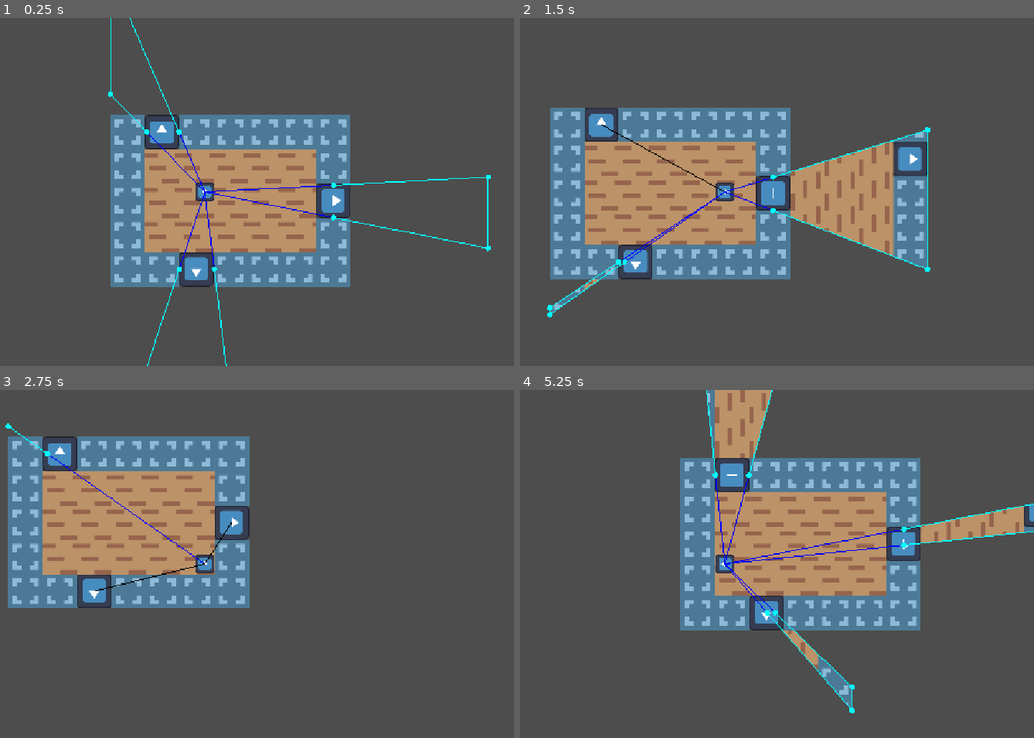
Above: before the commit, frames 1-4 (two rows, left to right).
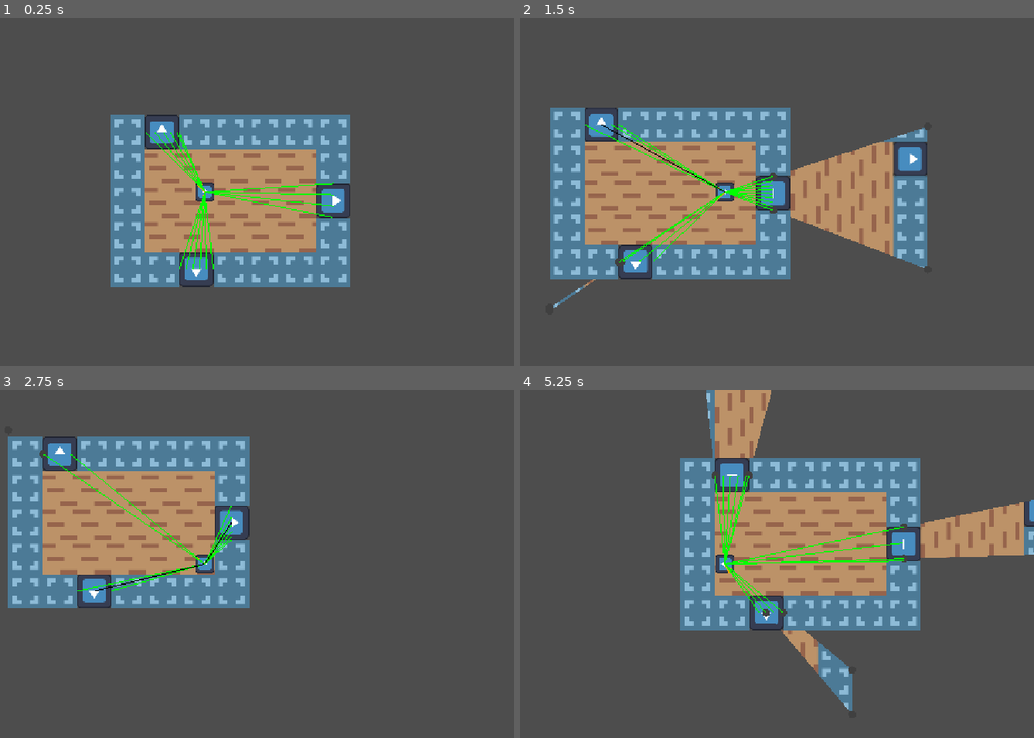
Above: after the commit, the same moments.

Repository: EfficiencySimplicity/godot-level-playground
Game: Godot game, scene res://Portals/demo/portal_testing.tscn
Same seed, same stepped clock (60 frames per second), same inputs: the game is played once before the commit and once after it. The engine's default icon, where the game draws it, is replaced by a stand-in: a white triangle on a blue panel in a dark square.
Inputs:
- Up to frame 1 (0.25 s): no input
- Up to frame 2 (1.5 s): tap Enter at 0.5 s; hold Right (Right) 0.53-1.28 s; hold Up (Movement) 0.53-1.28 s; hold Down (Down) from 1.28 s (still down); tap Up (Movement) at 1.35 s
- Up to frame 3 (2.75 s): release Down (Down) at 2.03 s; hold Right (Right) from 2.03 s (still down); hold Up (Movement) from 2.03 s (still down)
- Up to frame 4 (5.25 s): tap Space at 2.75 s; release Up (Movement) at 2.78 s; tap Up (Movement) at 2.85, 4.35 s; tap Enter at 3.5 s; release Right (Right) at 3.53 s; hold Up (Movement) 3.53-4.28 s; hold Left (Left) 3.53-5.03 s; hold Down (Down) from 5.03 s (still down); hold Up (Movement) from 5.03 s (still down)

The runs differ from the first frame. In frame 1, 1.5% of the frame differs, in the area x 21-96%, y 0-100%; in frame 2, 1.3%; in frame 3, 0.6%; in frame 4, 3.4%, in the area x 36-100%, y 0-93%.

Commit message:
bit of a mess, but smmooooooth portal movement!

Diff:
--- a/Portals/demo/portal_testing.tscn
+++ b/Portals/demo/portal_testing.tscn
@@ -21,7 +21,7 @@
 [node name="Room1" type="Node2D" parent="." unique_id=878595566]
 
 [node name="PortalRoom" parent="Room1" unique_id=1972959863 node_paths=PackedStringArray("portals") instance=ExtResource("1_3ulh2")]
-portals = [NodePath("../Sprite2D/Portal"), NodePath("../Sprite2D2/Portal"), NodePath("../Sprite2D3/Portal")]
+portals = [NodePath("../Sprite2D2/Portal"), NodePath("../Sprite2D3/Portal"), NodePath("../Sprite2D/Portal")]
 texture = SubResource("ViewportTexture_3ulh2")
 bounds = Rect2(0, 0, 448, 320)
 
@@ -138,6 +138,7 @@
 visibility_layer = 2
 scale = Vector2(0.99999994, 0.99999994)
 script = ExtResource("6_reody")
+angle_step = null
 debug = true
 current_room = NodePath("../../Room1/PortalRoom")
 metadata/_custom_type_script = "uid://cx0j3yf4egp72"
--- a/Portals/mesh_pool.gd
+++ /dev/null
@@ -1,55 +0,0 @@
-class_name MeshPool
-
-## A more controllable mesh-proxy that lets you access the
-## data easily and is convertable to a mesh on-demand
-
-# where the point is in world space
-var vertices: PackedVector2Array = []
-# each set of 3 numbers specifies a triangle
-var triangles: PackedInt32Array = []
-# the uv coordinates for the texture...
-var uvs: PackedVector2Array = []
-
-func _init(_vertices = null, _triangles = null, _uvs = null):
-	if _vertices != null:
-		vertices = _vertices
-	if _triangles != null:
-		triangles = _triangles
-	if _uvs != null:
-		uvs = _uvs
-
-
-static func combine(pools: Array[MeshPool]) -> MeshPool:
-	var glob_vertices: PackedVector2Array = []
-	var glob_triangles: PackedInt32Array = []
-	var glob_uvs: PackedVector2Array = []
-
-	for mesh in pools:
-		var index_offset = glob_vertices.size()
-		# does not map! Make it map and then finally gen a simple rect from each door!
-		glob_triangles.append_array(PackedInt32Array(Array(mesh.triangles).map(func(x): return x + index_offset)))
-		glob_vertices.append_array(mesh.vertices)
-		glob_uvs.append_array(mesh.uvs)
-
-	return MeshPool.new(glob_vertices, glob_triangles, glob_uvs)
-
-func to_mesh(mesh = null):
-	if !mesh: mesh = ArrayMesh.new()
-	if self.is_useless(): return mesh
-
-	# https://docs.godotengine.org/en/stable/tutorials/3d/procedural_geometry/arraymesh.html#doc-arraymesh
-	# https://www.dgp.toronto.edu/~ah/csc418/fall_2001/tut/ogl_draw.html
-	var surface_array = []
-	surface_array.resize(Mesh.ARRAY_MAX)
-
-	surface_array[Mesh.ARRAY_VERTEX] = vertices
-	surface_array[Mesh.ARRAY_TEX_UV] = uvs
-	surface_array[Mesh.ARRAY_INDEX] = triangles
-
-	mesh.add_surface_from_arrays(Mesh.PRIMITIVE_TRIANGLES, surface_array)
-	# mesh.regen_normal_maps()
-
-	return mesh
-
-func is_useless():
-	return vertices.size() == 0 or triangles.size() == 0
--- a/Portals/portal_origin.gd
+++ b/Portals/portal_origin.gd
@@ -1,25 +1,9 @@
 @tool
 class_name PortalOrigin extends Portable
 
-@export var angle_increase: int = 5
-var all_meshes: Array[PortalVisionArea]
-
-class PortalVisionArea:
-	var mesh_pool: MeshPool
-	var mesh
-	var room: PortalRoom
-	var y: int
-
-	func _init(_mesh_pool: MeshPool, _room: PortalRoom, _y: int):
-		mesh_pool = _mesh_pool
-		room = _room
-		y = _y
-
-	# TODO: as a getter
-	func get_mesh():
-		if !mesh:
-			mesh = mesh_pool.to_mesh(ArrayMesh.new())
-		return mesh
+@export var angle_step: int = 5
+
+var all_meshes: Array[ViewMesh]
 
 @export var debug: bool:
 	set(v):
@@ -34,67 +18,53 @@
 func gen_portals():
 	if !current_room: return
 
-	all_meshes = get_meshes(current_room, global_position, 1)
+	all_meshes = get_meshes(current_room, global_position)
 	all_meshes.sort_custom(func(a, b): return b.y > a.y)
 	queue_redraw()
 	return
-	all_meshes = []
-
-	for portal in current_room.portals:
-
-		var vis_range = get_visible_portal_range(portal)
+
+
+## Given a room and position within that room, get all the meshes you can from lookin' thru that
+## room's portals; optionally looking through a portal *into* that room, in which case limits are given.
+func get_meshes(room: PortalRoom, pos: Vector2, iter = 0, cast_from = null, min_limit = null, max_limit = null) -> Array[ViewMesh]:
+	var meshes: Array[ViewMesh] = []
+
+	for portal in room.portals:
+		if portal == cast_from: continue
+
+		var vis_range = get_visible_portal_range(portal, pos, cast_from, min_limit, max_limit)
 
 		if vis_range.is_empty():
+			if is_drawing: draw_line(to_local(pos), to_local(portal.global_position), Color.BLACK)
 			continue
 
-		# get all the meshes in the room and transform 'em back and draw the verts
-		var mesh_pool = portal.other.room.get_extended_mesh_from_portal(
-			portal.other,
-			portal.port_pos(global_position),
-			[portal.port_pos(vis_range[0]), portal.port_pos(vis_range[1])]
-		)
-
-		all_meshes.append(
-			PortalVisionArea.new(mesh_pool, portal.other.room, 1)
-		)
-
-	all_meshes.sort_custom(func(a, b): return b.y > a.y)
-	queue_redraw()
-
-func get_meshes(room: PortalRoom, pos: Vector2, iter = 0, cast_from = null, min_limit = null, max_limit = null) -> Array[PortalVisionArea]:
-	var meshes: Array[PortalVisionArea] = []
-
-	var pos_on_plane = cast_from.cast_on(pos, cast_from.get_out_normal()) if cast_from else global_position
-
-	for portal in room.portals:
-		if !portal.is_in_front(pos_on_plane): continue
-
-		var vis_range = get_visible_portal_range(portal, pos, pos_on_plane, cast_from, min_limit, max_limit)
-
-		if vis_range.is_empty():
-			continue
-
-		# get all the meshes in the room and transform 'em back and draw the verts
-		var mesh_pool = portal.other.room.get_extended_mesh_from_portal(
+		#if is_drawing:
+			#draw_line(to_local(pos), to_local(vis_range[0]), Color.BLUE)
+			#draw_line(to_local(pos), to_local(vis_range[1]), Color.BLUE)
+
+		# ask the room to give us a mesh
+		var mesh = portal.other.room.get_extended_mesh_from_portal(
 			portal.other,
 			portal.port_pos(pos),
 			[portal.port_pos(vis_range[0]), portal.port_pos(vis_range[1])]
 		)
 
-		meshes.append(
-			PortalVisionArea.new(mesh_pool, portal.other.room, 1)
-		)
+		meshes.append(mesh)
 
 		if iter > 0:
 			meshes.append_array(
-				get_meshes(portal.other.room, portal.port_pos(pos), iter-1, portal.other, vis_range[0], vis_range[1])
+				get_meshes(
+					portal.other.room,
+					portal.port_pos(pos),
+					iter-1,
+					portal.other,
+					portal.port_pos(vis_range[0]),
+					portal.port_pos(vis_range[1]))
 				.map(func(x):
-						return PortalVisionArea.new(
-							MeshPool.new(
-								PackedVector2Array(Array(x.mesh_pool.vertices).map(func(v): return portal.other.port_pos(v))),
-								x.mesh_pool.triangles,
-								x.mesh_pool.uvs
-							),
+						return ViewMesh.new(
+							x.vertices.map(func(v): return portal.other.port_pos(v)),
+							x.triangles,
+							x.uvs,
 							x.room,
 							x.y + 1
 						)
@@ -103,13 +73,23 @@
 
 	return meshes
 
+
+func angle_range(min_angle, max_angle, step):
+	var r = []
+	var s = min_angle
+	while s < max_angle:
+		r.append(s)
+		s += step
+	r.append(max_angle)
+	return r
+
 ## The PortalOrigin needs to imagine itself in a virtual place inside another room sometimes,
 ## so we can pass in test_pos as the position to test from.
 ## along with a portal we're looking thru to cast from,
 ## along with the angle range we have to look thru this door.
-func get_visible_portal_range(portal: Portal, pos = null, pos_on_plane = null, cast_from = null, min_limit = null, max_limit = null) -> Array[Vector2]:
+func get_visible_portal_range(portal: Portal, pos = null, cast_from = null, min_limit = null, max_limit = null) -> Array[Vector2]:
 	pos = pos if pos else global_position
-	pos_on_plane = pos_on_plane if pos_on_plane else pos
+	var pos_on_plane = cast_from.cast_on(pos, cast_from.get_normal()) if cast_from else pos
 
 	if !portal.is_in_front(pos_on_plane):
 		return []
@@ -142,6 +122,12 @@
 		if max_angle < min_angle:
 			max_angle += 360
 
+		if is_drawing:
+			draw_circle(to_local(max_limit), 2, Color.RED)
+			draw_circle(to_local(min_limit), 2, Color.RED)
+			draw_line(to_local(pos), to_local(pos + Vector2.from_angle(deg_to_rad(min_angle)) * 30), Color.RED, 5)
+			draw_line(to_local(pos), to_local(pos + Vector2.from_angle(deg_to_rad(max_angle)) * 30), Color.RED, 5)
+
 		if Utils.compare_angles(max_angle, start_angle):
 			return []
 
@@ -154,16 +140,20 @@
 		if Utils.compare_angles(max_angle, end_angle):
 			end_angle = max_angle
 
+	if is_drawing:
+		draw_line(to_local(pos), to_local(pos + Vector2.from_angle(deg_to_rad(start_angle)) * 20), Color.ORANGE, 2)
+		draw_line(to_local(pos), to_local(pos + Vector2.from_angle(deg_to_rad(end_angle)) * 20), Color.ORANGE, 2)
+
 	var min_ok_point = Vector2.ZERO
 	var max_ok_point = Vector2.ZERO
 
 	var has_hit_at_all = false
 
-	# make a range explicitly to include the end angle, which may not be hit otherwise
-	var angle_range = range(start_angle, end_angle, angle_increase)
-	angle_range.append(end_angle)
-
-	for current_angle in angle_range:
+	# start and end angle are both positive (end may be > 360),
+	# and end is clockwise from start
+	var scaled_angle_step = float(end_angle - start_angle) / ceil((end_angle - start_angle) / angle_step)
+
+	for current_angle in angle_range(start_angle, end_angle, angle_step):
 
 		# https://forum.godotengine.org/t/how-to-get-a-portion-of-a-vector-that-is-aligned-with-another-vector/40426/4
 		var direction = Vector2.from_angle(deg_to_rad(current_angle))
@@ -178,6 +168,9 @@
 			hit_point,
 			0b00000000_00000000_00000000_00000010
 		)
+
+		if is_drawing:
+			draw_line(to_local(start_pos), to_local(hit_point), Color.GREEN)
 
 		var hit = get_viewport() \
 		.get_world_2d() \
@@ -200,15 +193,27 @@
 
 	return [min_ok_point, max_ok_point]
 
+var is_drawing = false;
+
 # https://www.reddit.com/r/godot/comments/17fed5p/is_there_a_way_to_put_a_button_on_the_inspector/
 @export_tool_button("Redraw line") var redraw = queue_redraw
 func _draw():
-	if !(current_room): return
+	is_drawing = true
+
+	if !(current_room): is_drawing = false; return
 
 	if !Engine.is_editor_hint():
-		all_meshes.map(func(x): draw_mesh(x.get_mesh(), x.room.texture, Transform2D(0, to_local(Vector2.ZERO))))
-
-	if (Engine.is_editor_hint() and !debug): return
+		all_meshes.map(
+			func(x):
+				draw_mesh(x.get_mesh(), x.room.texture, Transform2D(0, to_local(Vector2.ZERO)))
+				var color = Color.from_rgba8(x.y * 64, x.y * 64, x.y * 64)
+				Array(x.vertices).map(func(v): draw_circle(to_local(v), 10 - x.y * 3, color))
+		)
+
+		get_meshes(current_room, global_position)
+
+
+	if (!Engine.is_editor_hint() or !debug): is_drawing = false; return
 
 	for portal in current_room.portals:
 		var vis_range = get_visible_portal_range(portal)
@@ -227,8 +232,8 @@
 			[portal.port_pos(vis_range[0]), portal.port_pos(vis_range[1])]
 		)
 
-		draw_polyline(Array(mesh.vertices).map(func(x): return to_local(x)), Color.AQUA)
-		Array(mesh.vertices).map(func(x): draw_circle(to_local(x), 5, Color.AQUA))
+		draw_polyline(mesh.vertices.map(func(x): return to_local(x)), Color.AQUA)
+		mesh.vertices.map(func(x): draw_circle(to_local(x), 5, Color.AQUA))
 
 		if show_external_bounds:
 			var bounds_color = Color.HOT_PINK
@@ -246,6 +251,4 @@
 				bounds_color
 			)
 
-		#
-#func _process(delta):
-	#queue_redraw()
+	is_drawing = false;
--- a/Portals/portal_room.gd
+++ b/Portals/portal_room.gd
@@ -33,7 +33,7 @@
 ## The portal should be one *in this room*, with the point and vis range
 ## being transformed to be looking *into* this room *from* outside.
 ## It transforms the coordinates back into the other room's space at the end
-func get_extended_mesh_from_portal(portal: Portal, view_point: Vector2, vis_range: Array[Vector2]) -> MeshPool:
+func get_extended_mesh_from_portal(portal: Portal, view_point: Vector2, vis_range: Array[Vector2]) -> ViewMesh:
 	var min_angle = rad_to_deg(view_point.angle_to_point(vis_range[0]))
 	var max_angle = rad_to_deg(view_point.angle_to_point(vis_range[1]))
 
@@ -67,23 +67,22 @@
 	# - the last point on the door that's visible, extended, and then - not extended
 	pts.append_array([max_extended, vis_range[1]])
 
-	var triangles: PackedInt32Array = []
+	var triangles = []
 	# basic fan method
 	for i in range(pts.size() - 1):
 		triangles.append(0)
 		triangles.append(i)
 		triangles.append(i + 1)
 
-	var uvs: PackedVector2Array = PackedVector2Array(pts.map(func(x): return to_uv(x)))
+	var uvs = pts.map(func(x): return to_uv(x))
 
-	return MeshPool.new(
-		PackedVector2Array(pts.map(func(x): return portal.port_pos(x))),
+	return ViewMesh.new(
+		pts.map(func(x): return portal.port_pos(x)),
 		triangles,
-		uvs
+		uvs,
+		self,
+		1
 	)
 
 func to_uv(pos: Vector2) -> Vector2:
 	return ((pos - bounds.position) / bounds.size).clamp(Vector2.ZERO, Vector2.ONE)
-
-func fromto(from: Orientation, to: Orientation):
-	pass
--- /dev/null
+++ b/Portals/view_mesh.gd
@@ -0,0 +1,43 @@
+class_name ViewMesh
+
+## A mesh proxy for the specific purpose of being a viewplane
+## the mesh data is stored in non-packed arrays for easy transformations
+## and it generates an actual mesh on-demand,
+## along with storing room and y-level info
+
+# where the point is in world space
+var vertices: Array = []
+# each set of 3 numbers specifies a triangle
+var triangles: Array = []
+# the uv coordinates for the texture...
+var uvs: Array = []
+
+var room: PortalRoom
+var y: int
+
+var mesh
+
+func _init(_vertices, _triangles, _uvs, _room, _y):
+	vertices = _vertices
+	triangles = _triangles
+	uvs = _uvs
+	room = _room
+	y = _y
+
+func get_mesh():
+	if mesh: return mesh
+
+	mesh = ArrayMesh.new()
+
+	# https://docs.godotengine.org/en/stable/tutorials/3d/procedural_geometry/arraymesh.html#doc-arraymesh
+	# https://www.dgp.toronto.edu/~ah/csc418/fall_2001/tut/ogl_draw.html
+	var surface_array = []
+	surface_array.resize(Mesh.ARRAY_MAX)
+
+	surface_array[Mesh.ARRAY_VERTEX] = PackedVector2Array(vertices)
+	surface_array[Mesh.ARRAY_TEX_UV] = PackedVector2Array(uvs)
+	surface_array[Mesh.ARRAY_INDEX] = PackedInt32Array(triangles)
+
+	mesh.add_surface_from_arrays(Mesh.PRIMITIVE_TRIANGLES, surface_array)
+
+	return mesh
Renamed: Portals/mesh_pool.gd.uid -> Portals/view_mesh.gd.uid
